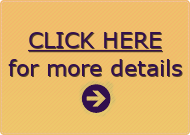
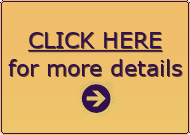
Layered file, before and after one edit (190 × 135). Changes by layer:
added layer "texture #1" above "CLICK HERE ..." over <box>0,0,190,134</box>
painted on "Pasted Layer" over <box>0,0,190,134</box>
